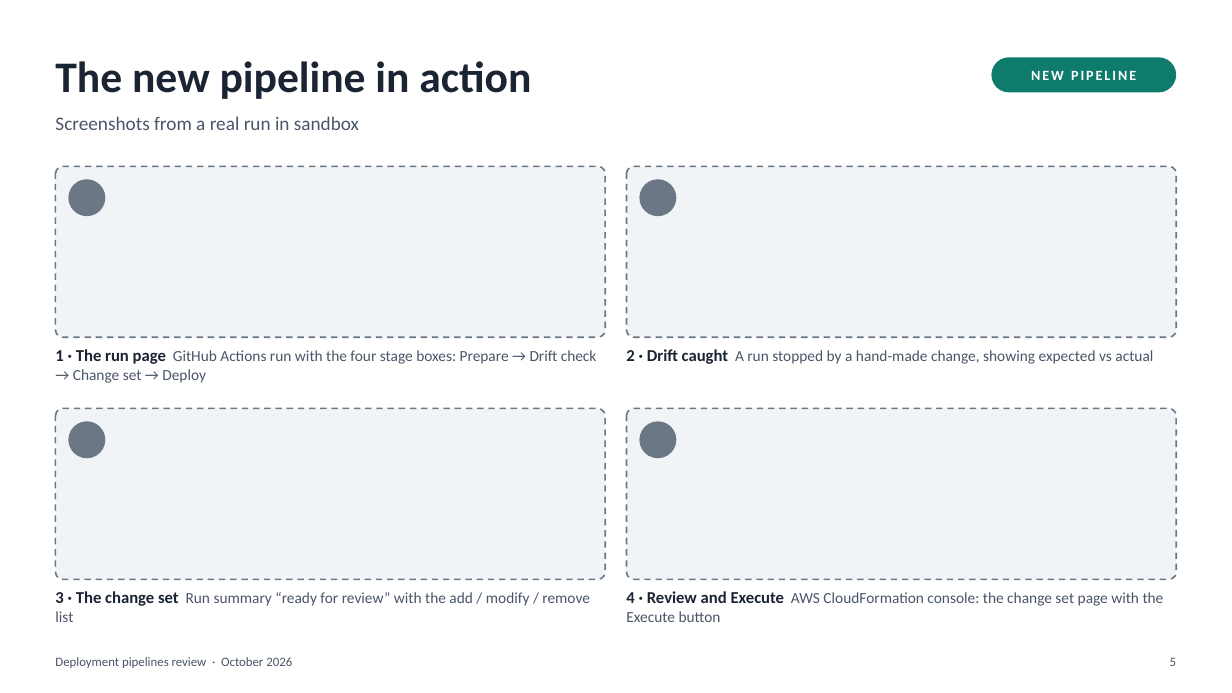
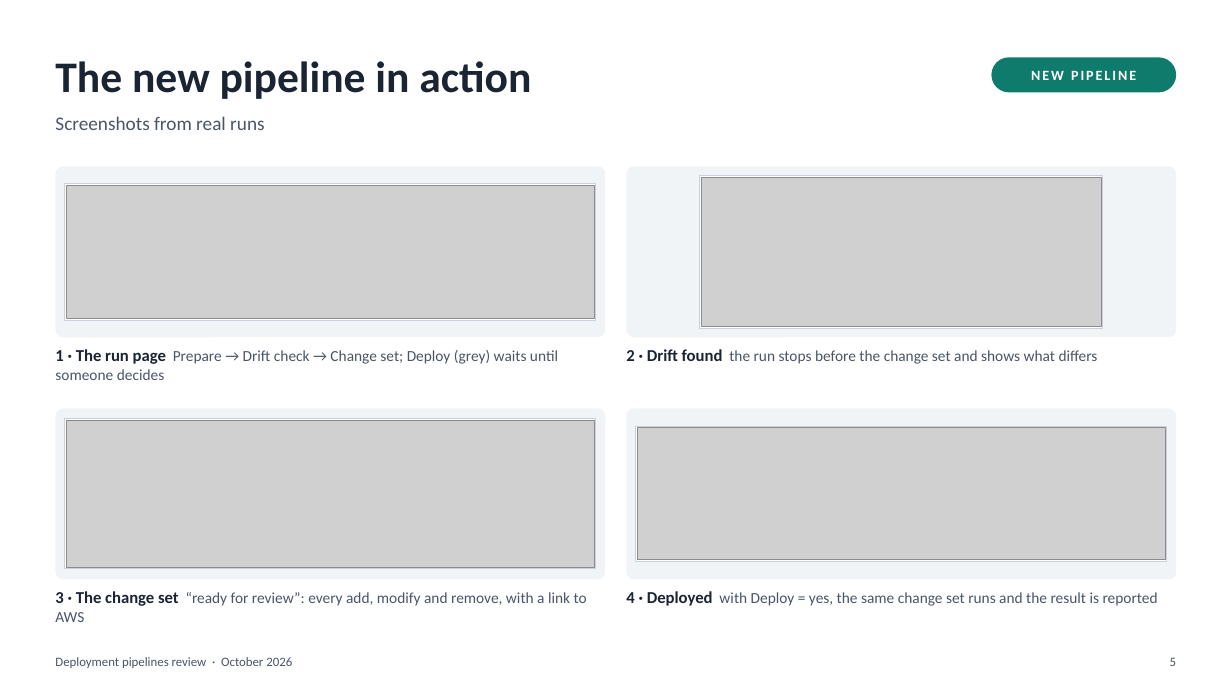
Before and after one commit to kunalshrivastavapune25/githubactions, a slide deck: slide 5 of pipeline/3pipepine/Deployment_Pipelines_Review.pptx. Drawn at 1232x693 pixels with LibreOffice and Linux fonts; fonts in the diff are those of the drawing; grey boxes stand for pictures; background and template pictures are left out. Boxes give left, top, right and bottom in pixels: in the first picture for what was removed or moved away, otherwise in the second. Text is boxed around its words. In the diff, an @@ line names an element or a change of style, - is before the commit and + after.

```diff
--- a/pipeline/3pipepine/Deployment_Pipelines_Review.pptx
+++ b/pipeline/3pipepine/Deployment_Pipelines_Review.pptx
@@ text at [55,116,264,130]: text changed @@
-Screenshots from a real run in sandbox
+Screenshots from real runs
@@ ellipse removed at [68,179,105,216] @@
@@ ellipse removed at [640,179,677,216] @@
@@ rectangle added at [700,176,1103,328], fill #FFFFFF, outline #C9D1DB 0.75 pt @@
@@ picture added at [701,177,1101,326] @@
@@ rectangle added at [65,183,596,320], fill #FFFFFF, outline #C9D1DB 0.75 pt @@
@@ picture added at [67,185,594,318] @@
@@ text at [55,349,558,380]: text changed @@
-1 · The run page GitHub Actions run with the four stage boxes: Prepare → Drift check → Change set → Deploy
+1 · The run page Prepare → Drift check → Change set; Deploy (grey) waits until someone decides
@@ text at [626,349,1098,364]: text changed @@
-2 · Drift caught A run stopped by a hand-made change, showing expected vs actual
+2 · Drift found the run stops before the change set and shows what differs
@@ rectangle added at [65,419,596,569], fill #FFFFFF, outline #C9D1DB 0.75 pt @@
@@ outline #6B7785 1.25 pt dashed to none in 4 elements at [55,166,605,337], [627,166,1177,337], [55,409,605,579], [627,409,1177,579] @@
@@ picture added at [67,421,594,567] @@
@@ ellipse removed at [68,421,105,458] @@
@@ rectangle added at [636,426,1167,562], fill #FFFFFF, outline #C9D1DB 0.75 pt @@
@@ picture added at [638,428,1165,560] @@
@@ ellipse removed at [640,421,677,458] @@
@@ text at [55,591,587,622]: text changed @@
-3 · The change set Run summary “ready for review” with the add / modify / remove list
+3 · The change set “ready for review”: every add, modify and remove, with a link to AWS
@@ text at [626,591,1158,606]: text changed @@
-4 · Review and Execute AWS CloudFormation console: the change set page with the Execute button
+4 · Deployed with Deploy = yes, the same change set runs and the result is reported
```
Also in this commit, not shown: 7 other slides changed, 1 other file.
